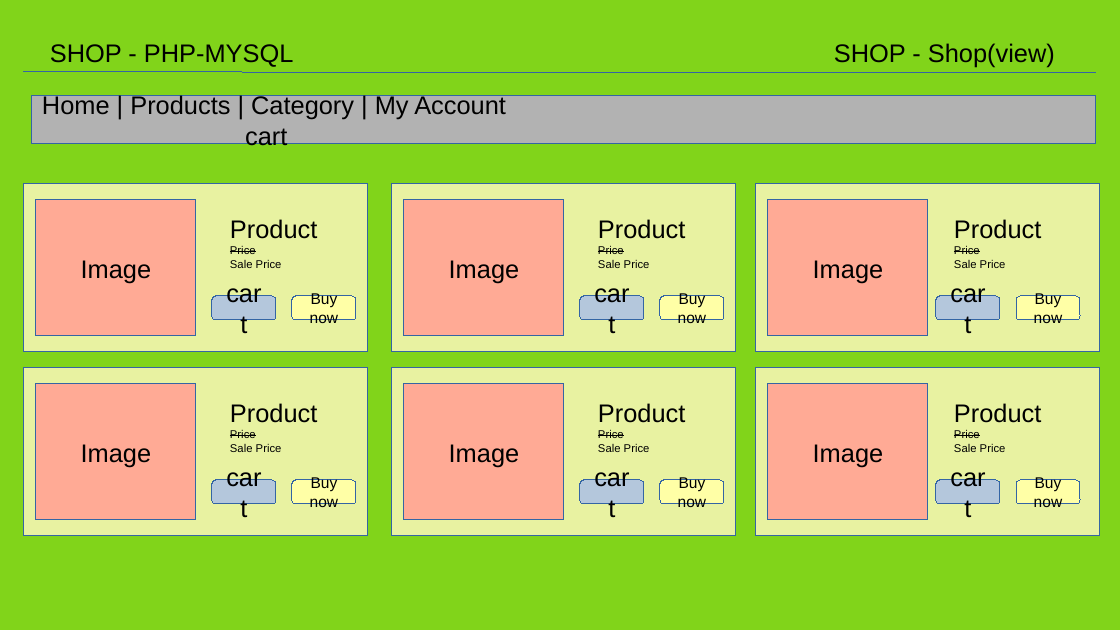
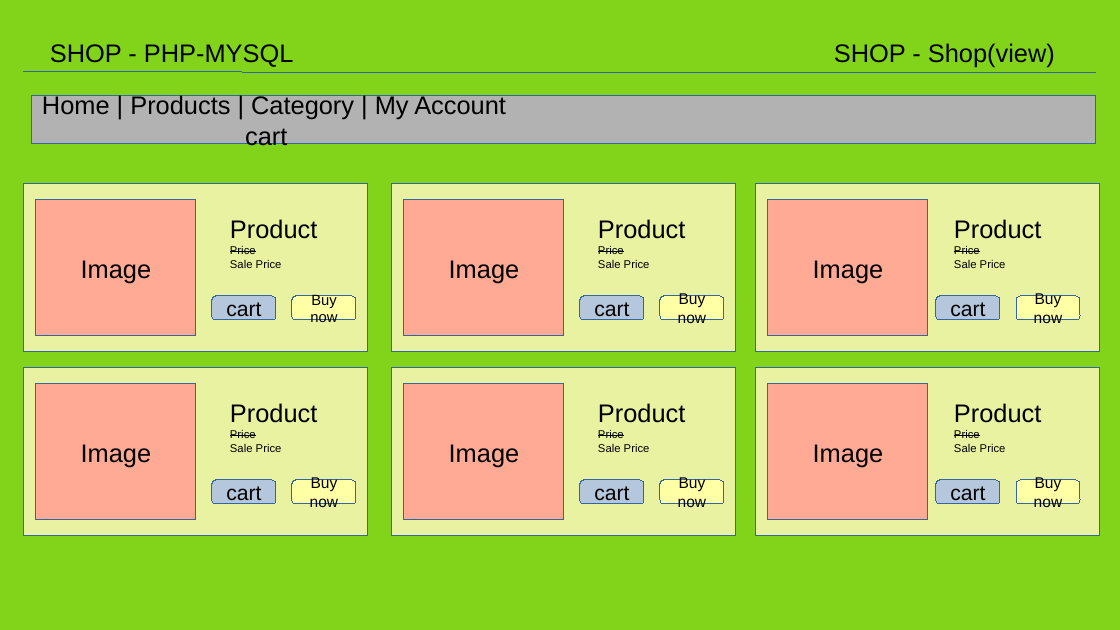
Before and after one commit to saurabhcedcoss/php_mysql_project_shop, a slide deck: slide 2 of shop.odp. Drawn at 1120x630 pixels with LibreOffice and Linux fonts; fonts in the diff are those of the drawing. Boxes give left, top, right and bottom in pixels: in the first picture for what was removed or moved away, otherwise in the second. Text is boxed around its words. In the diff, an @@ line names an element or a change of style, - is before the commit and + after.

```diff
--- a/shop.odp
+++ b/shop.odp
@@ rounded rectangle "Buy now" at [292,296,356,320]: size 11 to 10.5 pt @@
@@ size 18 to 15 pt in 6 elements at [212,296,276,320], [580,296,644,320], [936,296,1000,320], [212,480,276,504], [580,480,644,504], [936,480,1000,504] @@
```
Also in this commit, not shown: 2 other slides changed, 2 slides added, 1 slide removed, 8 other files.
